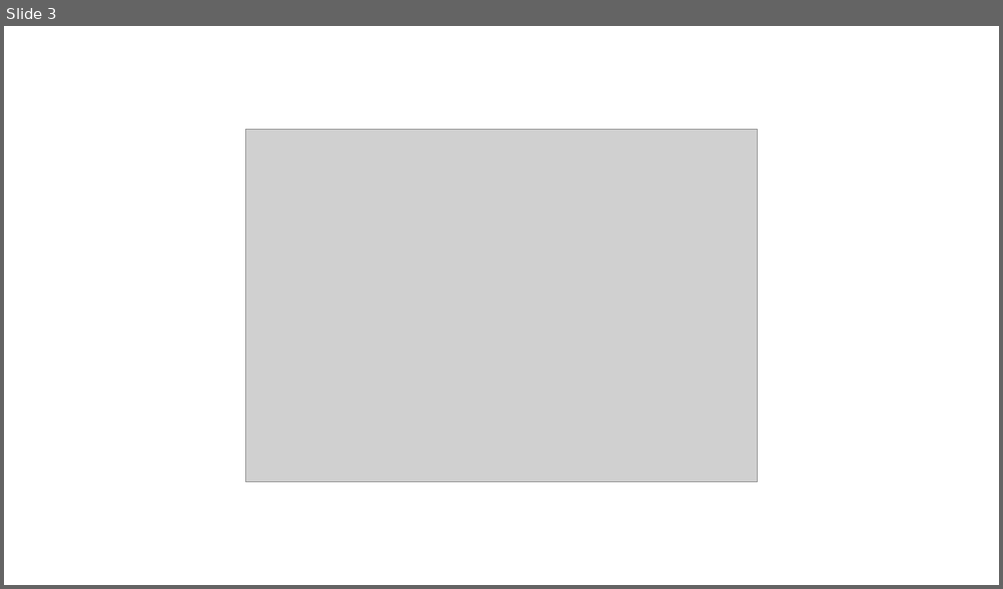
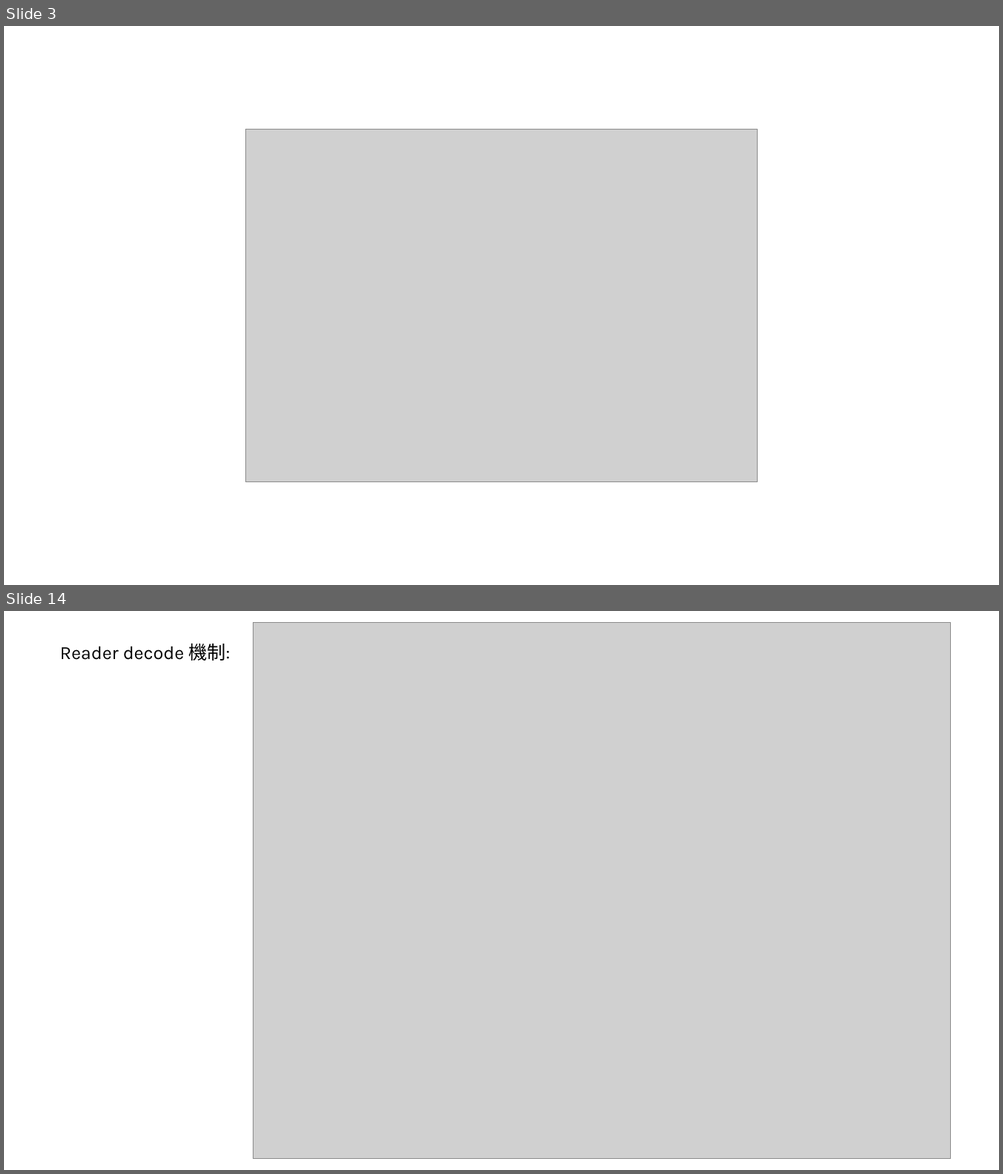
Before and after one commit to adamShiau/adamShiau_Python, a slide deck: Aegiverse_GUI/HINS/HINS_Ver2.0/doc/reader 架構.pptx. Shown one above the other, each under a label of ours: slide 3 before the commit, slides 3 and 14 after it; the slides between them are not shown. The pictures are 1003x589 and 1003x1174 pixels, drawn with LibreOffice and Linux fonts; fonts in the diff are those of the drawing; grey boxes stand for pictures. Boxes give left, top, right and bottom in pixels: in the first picture for what was removed or moved away, otherwise in the second. Text is boxed around its words. In the diff, an @@ line names an element or a change of style, - is before the commit and + after.

```diff
--- a/Aegiverse_GUI/HINS/HINS_Ver2.0/doc/reader 架構.pptx
+++ b/Aegiverse_GUI/HINS/HINS_Ver2.0/doc/reader 架構.pptx
@@ slide 14 added at bbox=[4, 611, 999, 1170], background #FFFFFF @@
@@ picture added at bbox=[253, 623, 950, 1159] @@
@@ text added at bbox=[60, 643, 230, 661], 18 pt, text #000000 @@
+Reader decode 機制:
```
Also in this commit, not shown: 13 other slides added, 2 other files.
